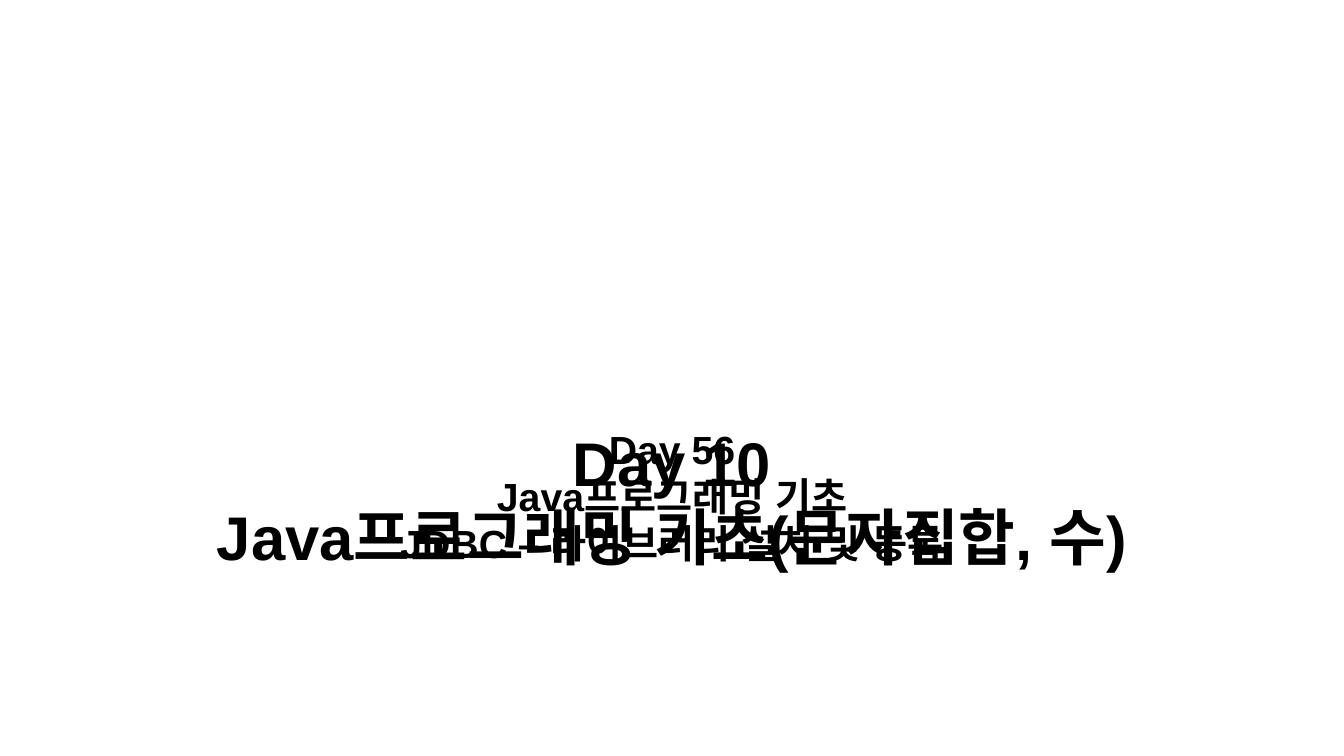
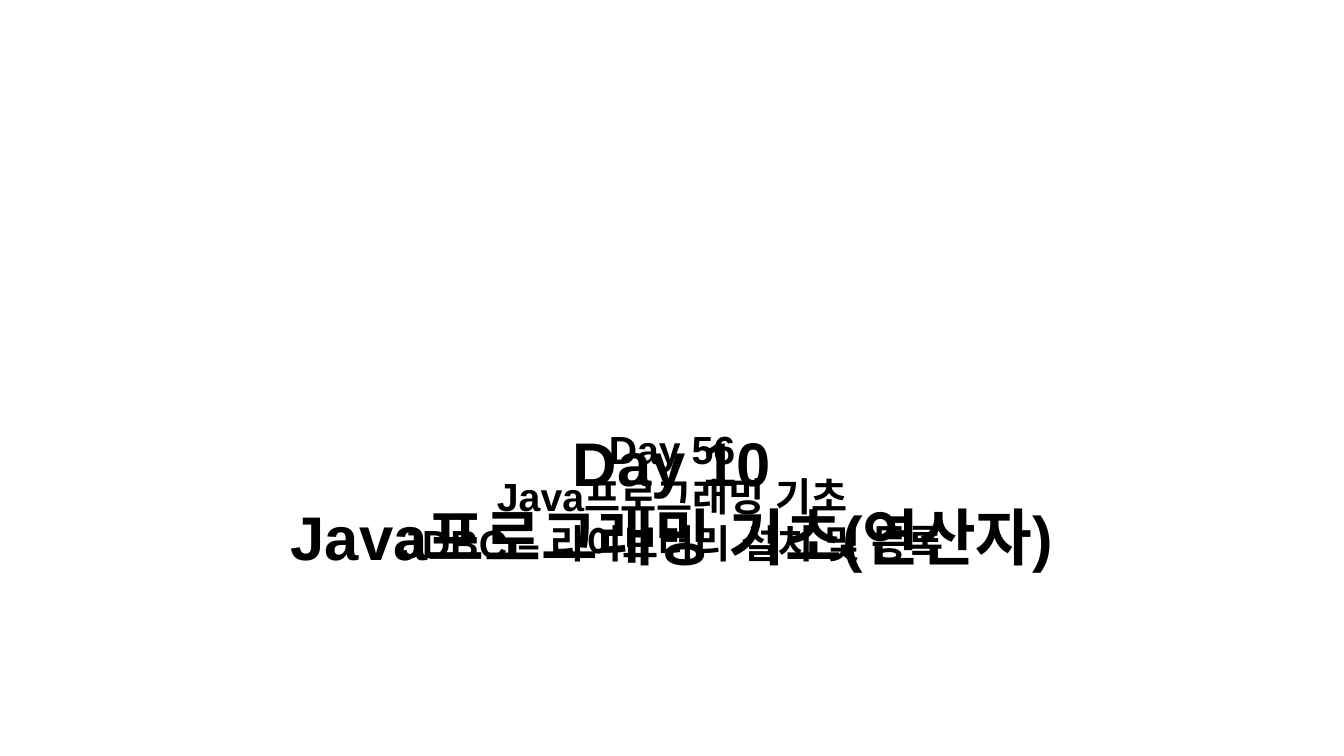
Before and after one commit to kknaks/kknaks.github.io, a slide deck: slide 12 of assets/img/posts/ClassThumbnail.pptx. Drawn at 1344x756 pixels with LibreOffice and Linux fonts; fonts in the diff are those of the drawing; background and template pictures are left out. Boxes give left, top, right and bottom in pixels: in the first picture for what was removed or moved away, otherwise in the second. Text is boxed around its words. In the diff, an @@ line names an element or a change of style, - is before the commit and + after.

```diff
--- a/assets/img/posts/ClassThumbnail.pptx
+++ b/assets/img/posts/ClassThumbnail.pptx
@@ text at (728,497,1053,573): text changed @@
-Java프로그래밍 기초(문자집합, 수)
+Java프로그래밍 기초(연산자)
```
Also in this commit, not shown: 3 other slides changed, 1 slide added, 4 other files.
